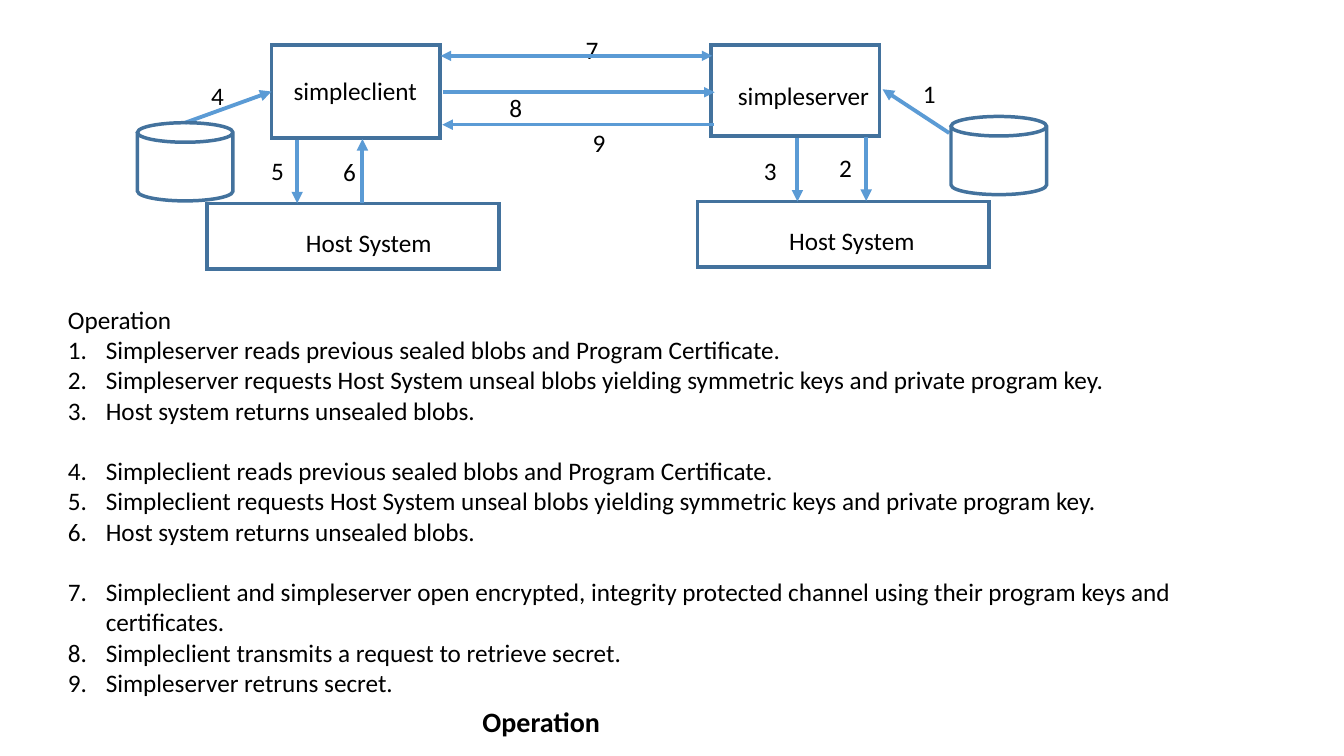
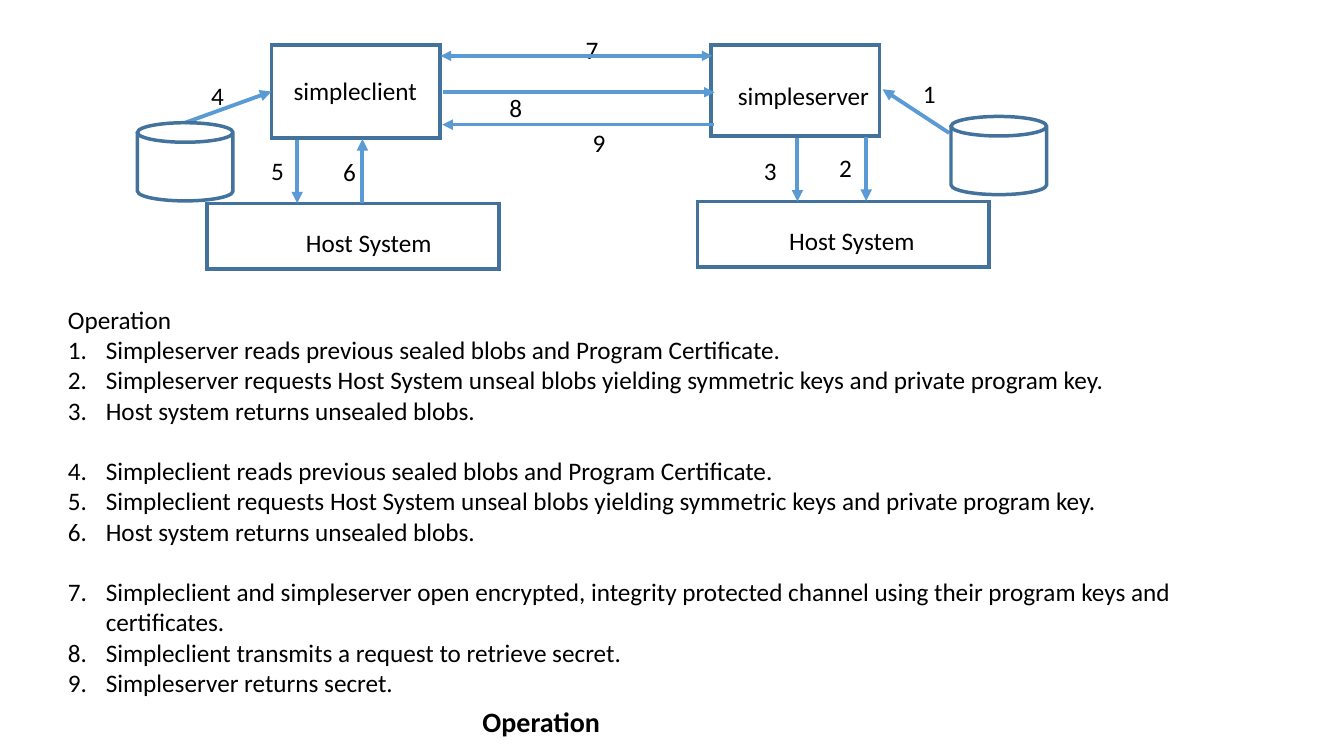
Before and after one commit to jlmucb/cloudproxy, a slide deck: slide 2 of Doc/CPdiagrams.pptx. Drawn at 1344x756 pixels with LibreOffice and Linux fonts; fonts in the diff are those of the drawing. Boxes give left, top, right and bottom in pixels: in the first picture for what was removed or moved away, otherwise in the second. Text is boxed around its words. In the diff, an @@ line names an element or a change of style, - is before the commit and + after.

```diff
--- a/Doc/CPdiagrams.pptx
+++ b/Doc/CPdiagrams.pptx
@@ text at (106, 674, 393, 696): text changed @@
-9. Simpleserver retruns secret.
+9. Simpleserver returns secret.
```
Also in this commit, not shown: 2 other files.
